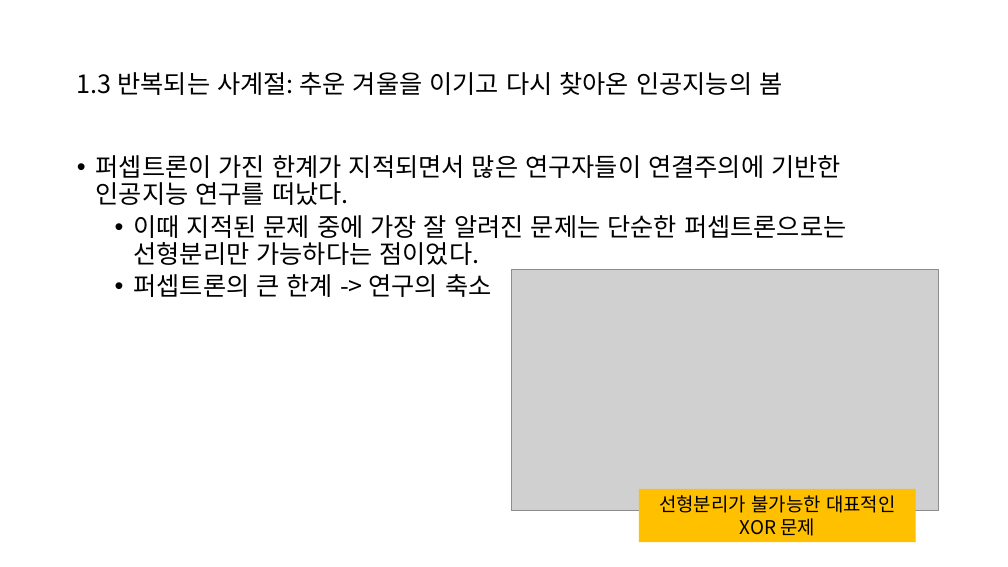
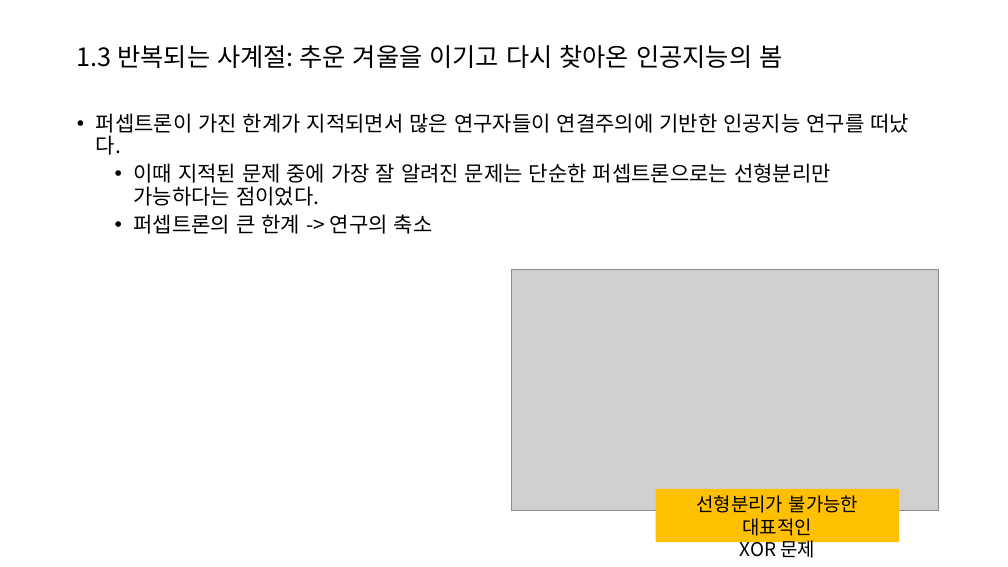
Before and after one commit to dknife/2022MLClass, a slide deck: slide 8 of LectureNotes/01장_머신러닝이란.pptx. Drawn at 1008x567 pixels with LibreOffice and Linux fonts; fonts in the diff are those of the drawing; grey boxes stand for pictures. Boxes give left, top, right and bottom in pixels: in the first picture for what was removed or moved away, otherwise in the second. Text is boxed around its words. In the diff, an @@ line names an element or a change of style, - is before the commit and + after.

```diff
--- a/LectureNotes/01장_머신러닝이란.pptx
+++ b/LectureNotes/01장_머신러닝이란.pptx
@@ title "1.3 반복되는 사계절: 추운 겨울을 ...": place and size @@
-title "1.3 반복되는 사계절: 추운 겨울을 ..." at bbox=[77, 72, 782, 95]
+title "1.3 반복되는 사계절: 추운 겨울을 ..." at bbox=[77, 45, 782, 68]
@@ text "퍼셉트론이 가진 한계가 지적되면서 많은 ...": place and size @@
-text "퍼셉트론이 가진 한계가 지적되면서 많은 ..." at bbox=[96, 155, 846, 297]
+text "퍼셉트론이 가진 한계가 지적되면서 많은 ..." at bbox=[96, 113, 909, 234]
@@ text "퍼셉트론이 가진 한계가 지적되면서 많은 ..." at bbox=[96, 113, 909, 234]: size 24 to 20 pt @@
@@ rectangle "선형분리가 불가능한 대표적인": place and size @@
-rectangle "선형분리가 불가능한 대표적인" at bbox=[639, 489, 916, 543]
+rectangle "선형분리가 불가능한 대표적인" at bbox=[656, 489, 899, 543]
```
Also in this commit, not shown: 19 other slides changed, 1 other file.
